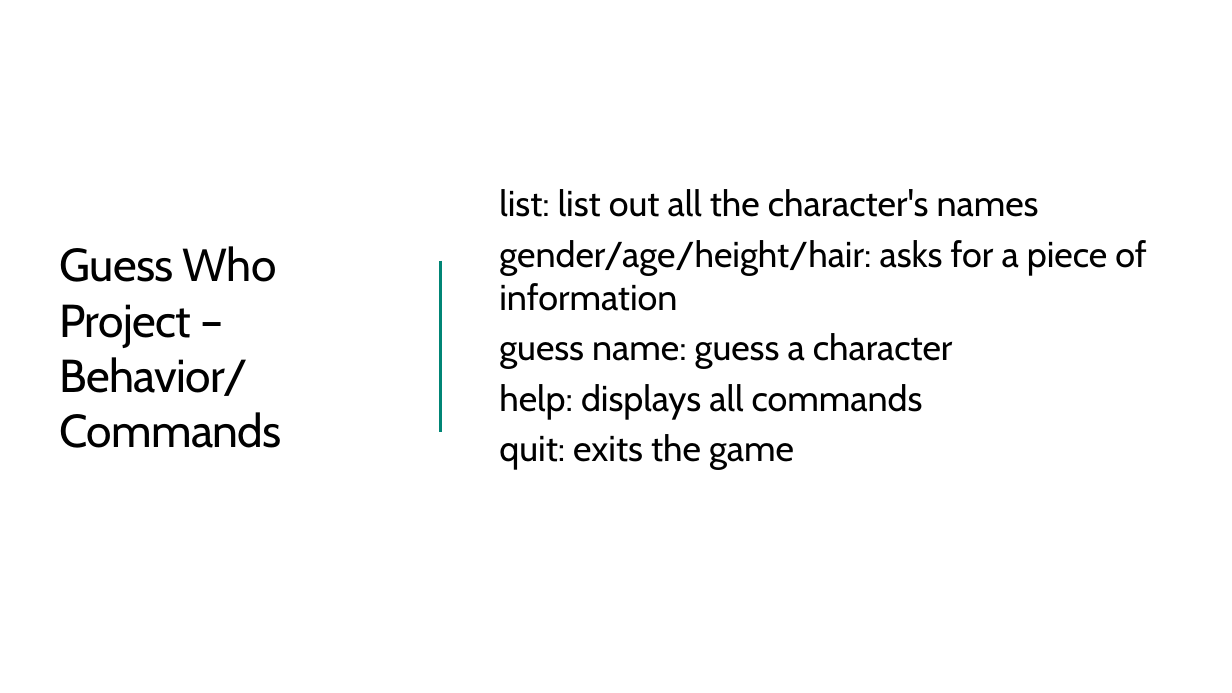
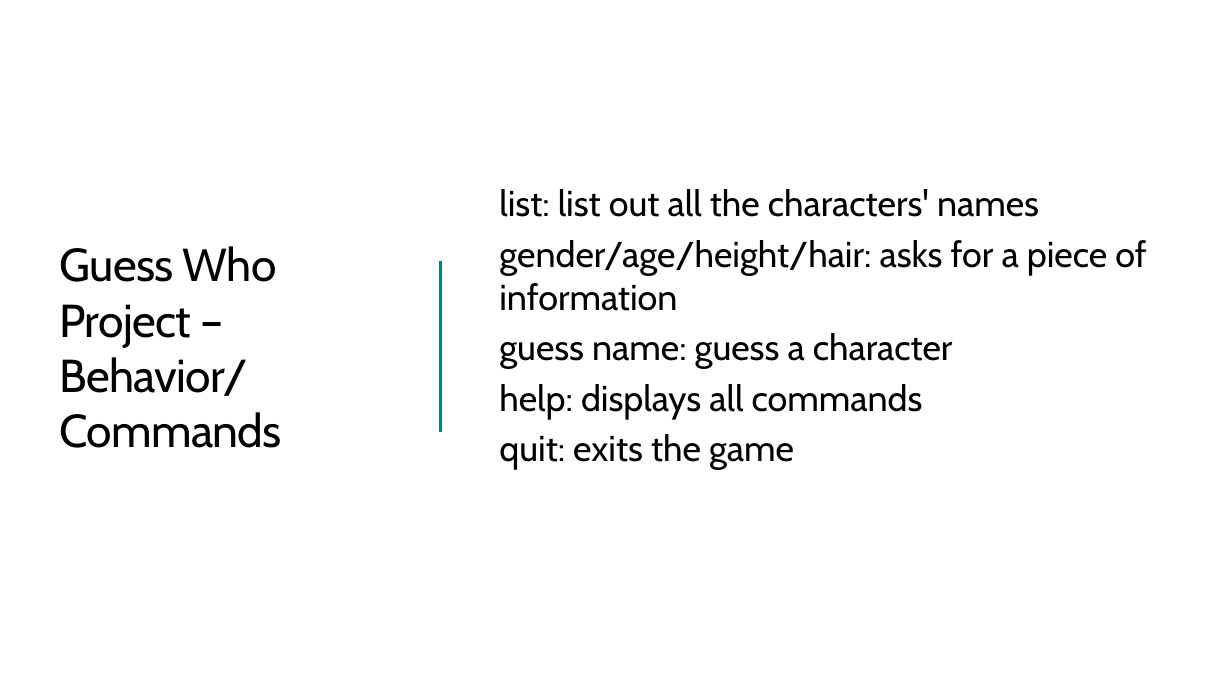
Before and after one commit to TEALSK12/2nd-semester-introduction-to-computer-science, a slide deck: slide 8 of units/6_unit/slidedecks/Intro Python 6.05 TEALS.pptx. Drawn at 1232x693 pixels with LibreOffice and Linux fonts; fonts in the diff are those of the drawing; background and template pictures are left out. Boxes give left, top, right and bottom in pixels: in the first picture for what was removed or moved away, otherwise in the second. Text is boxed around its words. In the diff, an @@ line names an element or a change of style, - is before the commit and + after.

```diff
--- a/units/6_unit/slidedecks/Intro Python 6.05 TEALS.pptx
+++ b/units/6_unit/slidedecks/Intro Python 6.05 TEALS.pptx
@@ text at bbox=[499, 189, 1039, 217]: text changed @@
-list: list out all the character's names
+list: list out all the characters' names
```
Also in this commit, not shown: 5 other slides changed, 21 other files.
